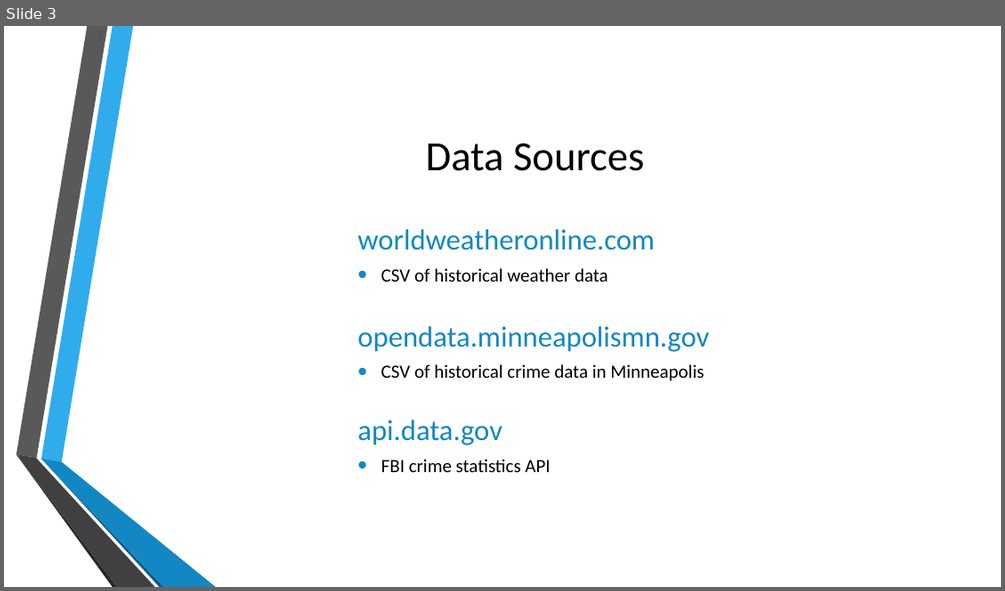
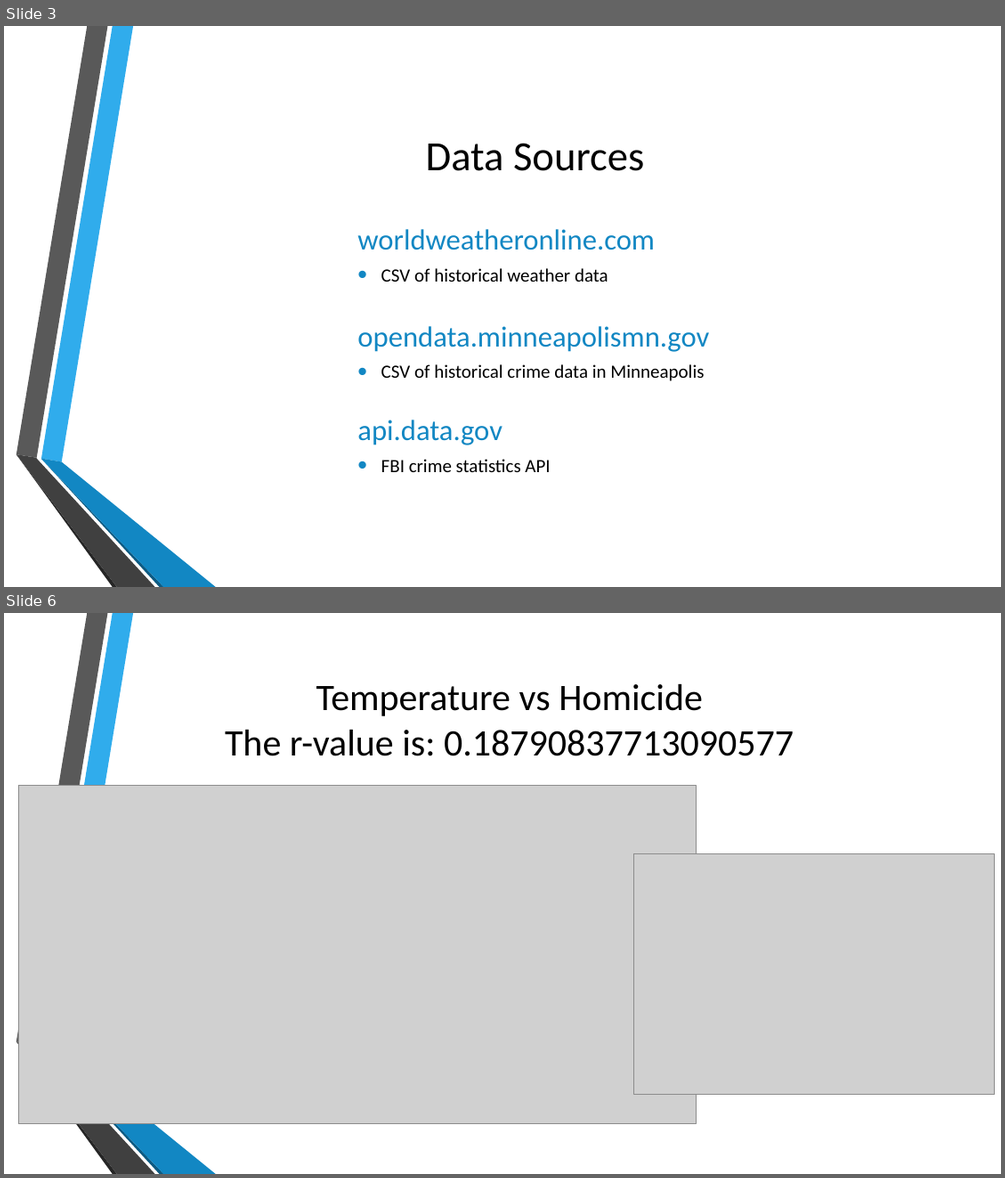
Before and after one commit to teenastewart/Project_1, a slide deck: Crime and Weather Comparison.pptx. Shown one above the other, each under a label of ours: slide 3 before the commit, slides 3 and 6 after it; the slides between them are not shown. The pictures are 1005x591 and 1005x1178 pixels, drawn with LibreOffice and Linux fonts; fonts in the diff are those of the drawing; grey boxes stand for pictures; background and template pictures are left out. Boxes give left, top, right and bottom in pixels: in the first picture for what was removed or moved away, otherwise in the second. Text is boxed around its words. In the diff, an @@ line names an element or a change of style, - is before the commit and + after.

```diff
--- a/Crime and Weather Comparison.pptx
+++ b/Crime and Weather Comparison.pptx
@@ slide 6 added at (x1=4, y1=613, x2=1001, y2=1174), background picture (left out); not listed: 6 template elements that a slide beside it also shows @@
@@ title added at (x1=225, y1=684, x2=793, y2=756), 36 pt, text #000000 @@
+Temperature vs Homicide
+The r-value is: 0.18790837713090577
@@ rectangle added at (x1=30, y1=755, x2=30, y2=778), fill #FFFFFF @@
@@ picture added at (x1=18, y1=785, x2=696, y2=1124) @@
@@ picture added at (x1=634, y1=854, x2=995, y2=1094) @@
```
Also in this commit, not shown: 1 slide changed, 3 other slides added, 2 slides removed.
